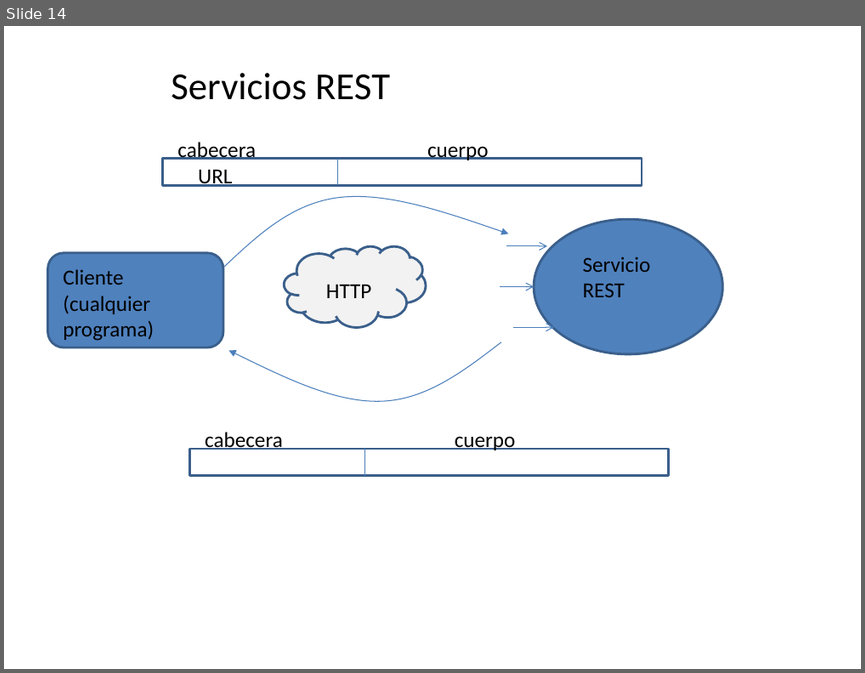
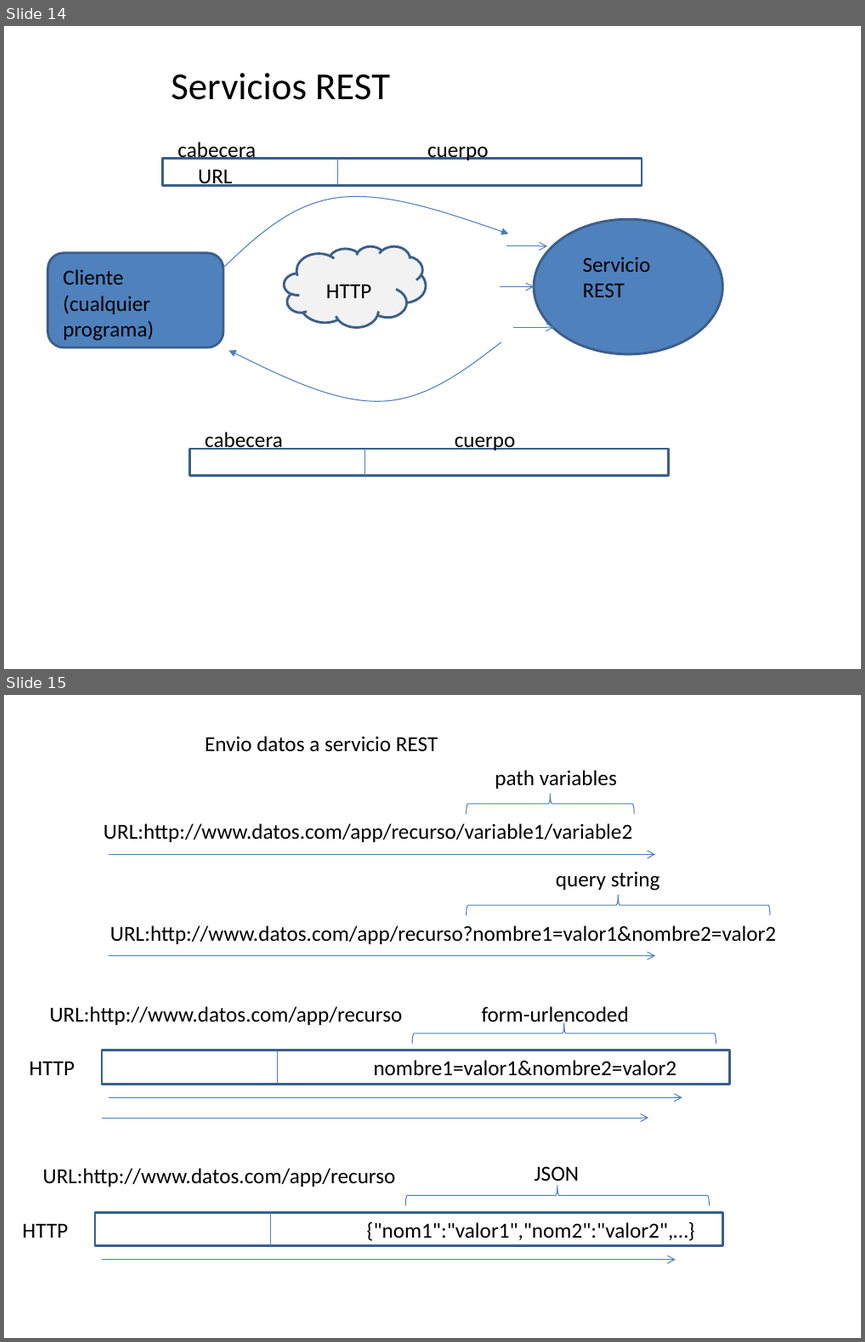
Before and after one commit to amartinsierra/angular2025, a slide deck: pizarra.pptx. Shown one above the other, each under a label of ours: slide 14 before the commit, slides 14 and 15 after it. The pictures are 865x673 and 865x1342 pixels, drawn with LibreOffice and Linux fonts; fonts in the diff are those of the drawing. Boxes give left, top, right and bottom in pixels: in the first picture for what was removed or moved away, otherwise in the second. Text is boxed around its words. In the diff, an @@ line names an element or a change of style, - is before the commit and + after.

```diff
--- a/pizarra.pptx
+++ b/pizarra.pptx
@@ slide 15 added at bbox=[4, 695, 861, 1338], background #FFFFFF @@
@@ text added at bbox=[205, 736, 438, 752], 18 pt, text #000000 @@
+Envio datos a servicio REST
@@ text added at bbox=[494, 770, 617, 789], 18 pt, text #000000 @@
+path variables
@@ right brace added at bbox=[466, 794, 635, 814], outline #4B7EBC 0.75 pt @@
@@ text added at bbox=[103, 823, 632, 842], 18 pt, text #000000 @@
+URL:http://www.datos.com/app/recurso/variable1/variable2
@@ arrow added from (109, 854) to (655, 854), #4B7EBC 0.75 pt @@
@@ text added at bbox=[556, 871, 660, 891], 18 pt, text #000000 @@
+query string
@@ right brace added at bbox=[466, 895, 770, 915], outline #4B7EBC 0.75 pt @@
@@ text added at bbox=[110, 925, 776, 944], 18 pt, text #000000 @@
+URL:http://www.datos.com/app/recurso?nombre1=valor1&nombre2=valor2
@@ arrow added from (109, 955) to (655, 955), #4B7EBC 0.75 pt @@
@@ text added at bbox=[50, 1006, 403, 1025], 18 pt, text #000000 @@
+URL:http://www.datos.com/app/recurso
@@ right brace added at bbox=[413, 1023, 716, 1043], outline #4B7EBC 0.75 pt @@
@@ text added at bbox=[482, 1006, 629, 1027], 18 pt, text #000000 @@
+form-urlencoded
@@ rectangle added at bbox=[102, 1049, 729, 1083], outline #3A5F8C 2 pt @@
@@ line added from (278, 1049) to (278, 1084), #4B7EBC 0.75 pt @@
@@ text added at bbox=[30, 1061, 75, 1075], 18 pt, text #000000 @@
+HTTP
@@ text added at bbox=[374, 1060, 677, 1076], 18 pt, text #000000 @@
+nombre1=valor1&nombre2=valor2
@@ arrow added from (109, 1097) to (681, 1097), #4B7EBC 0.75 pt @@
@@ arrow added from (102, 1117) to (648, 1117), #4B7EBC 0.75 pt @@
@@ text added at bbox=[43, 1168, 396, 1186], 18 pt, text #000000 @@
+URL:http://www.datos.com/app/recurso
@@ text added at bbox=[534, 1166, 579, 1186], 18 pt, text #000000 @@
+JSON
@@ right brace added at bbox=[406, 1185, 710, 1205], outline #4B7EBC 0.75 pt @@
@@ text added at bbox=[23, 1223, 69, 1237], 18 pt, text #000000 @@
+HTTP
@@ rectangle added at bbox=[95, 1212, 722, 1245], outline #3A5F8C 2 pt @@
@@ line added from (270, 1212) to (270, 1246), #4B7EBC 0.75 pt @@
@@ text added at bbox=[367, 1221, 695, 1241], 18 pt, text #000000 @@
+{"nom1":"valor1","nom2":"valor2",…}
@@ arrow added from (102, 1259) to (675, 1259), #4B7EBC 0.75 pt @@
```
Also in this commit, not shown: 2 other slides added, 15 other files.
